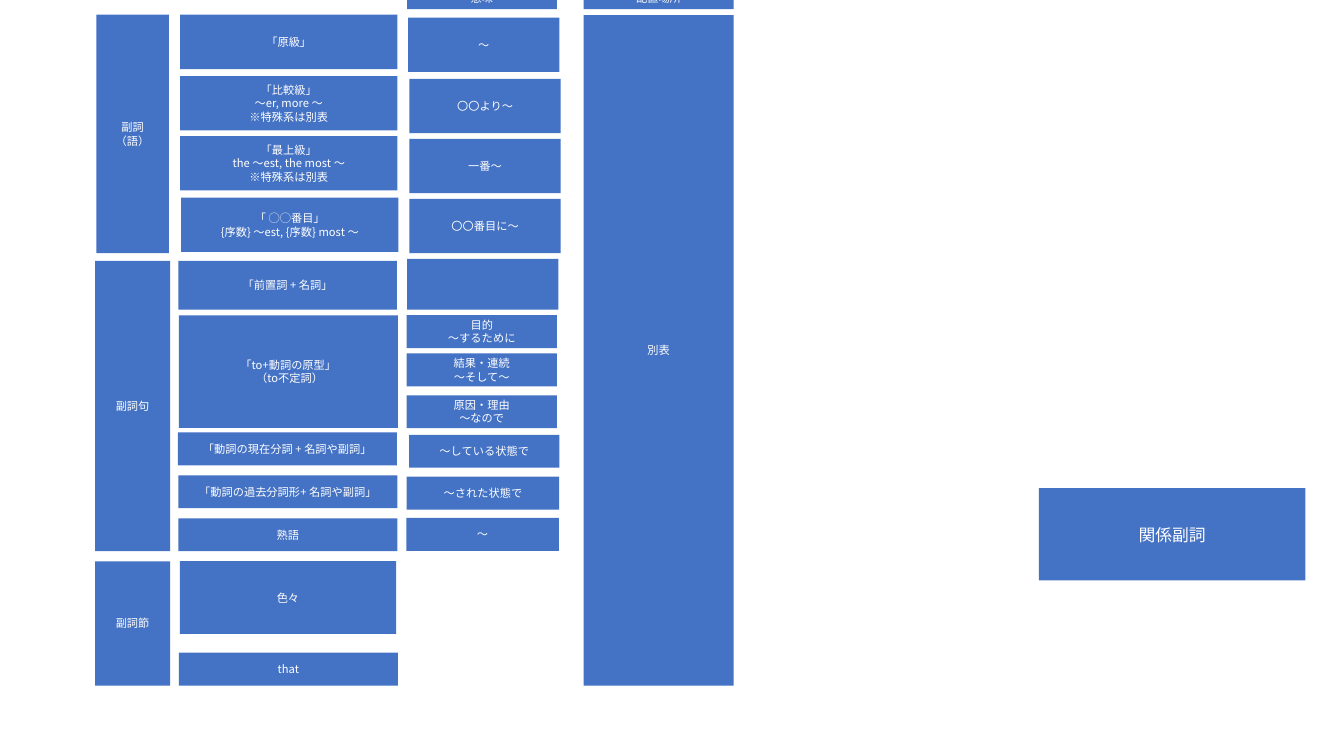
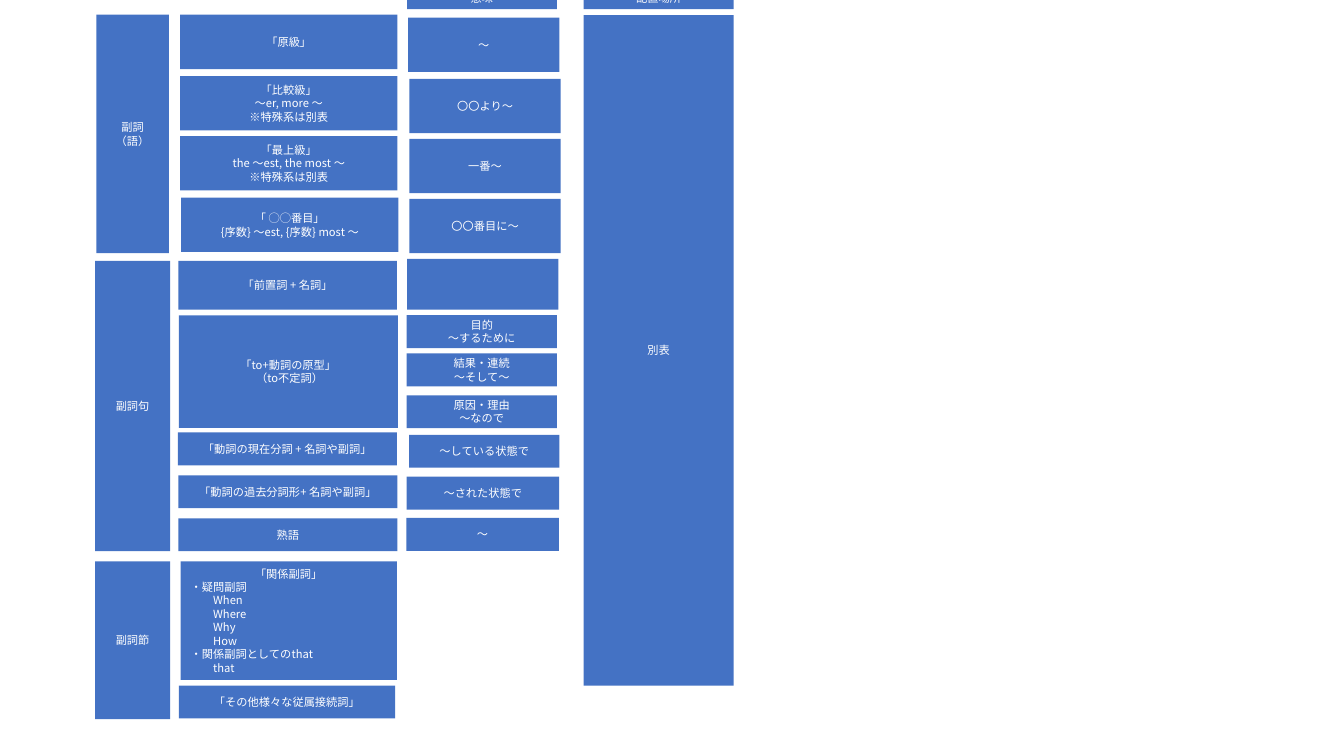
Before and after one commit to sasachichito/memos, a slide deck: slide 21 of 英語.pptx. Drawn at 1344x756 pixels with LibreOffice and Linux fonts; fonts in the diff are those of the drawing. Boxes give left, top, right and bottom in pixels: in the first picture for what was removed or moved away, otherwise in the second. Text is boxed around its words. In the diff, an @@ line names an element or a change of style, - is before the commit and + after.

```diff
--- a/英語.pptx
+++ b/英語.pptx
@@ rectangle removed at (1040, 488, 1306, 580) @@
-関係副詞
@@ rectangle "副詞節": place and size @@
-rectangle "副詞節" at (95, 562, 170, 686)
+rectangle "副詞節" at (95, 562, 170, 719)
@@ rectangle added at (180, 562, 396, 681), fill #4472C4, 8 pt, text #FFFFFF @@
+「関係副詞」
+・疑問副詞
+When
+Where
+Why
+How
+・関係副詞としてのthat
+that
@@ rectangle removed at (179, 653, 398, 687) @@
-that
@@ rectangle "「その他様々な従属接続詞」": place and size @@
-rectangle "「その他様々な従属接続詞」" at (180, 562, 396, 634)
+rectangle "「その他様々な従属接続詞」" at (179, 686, 395, 719)
@@ text in rectangle at (214, 696, 360, 707): text changed @@
-色々
+「その他様々な従属接続詞」
```
Also in this commit, not shown: 3 other slides changed.
